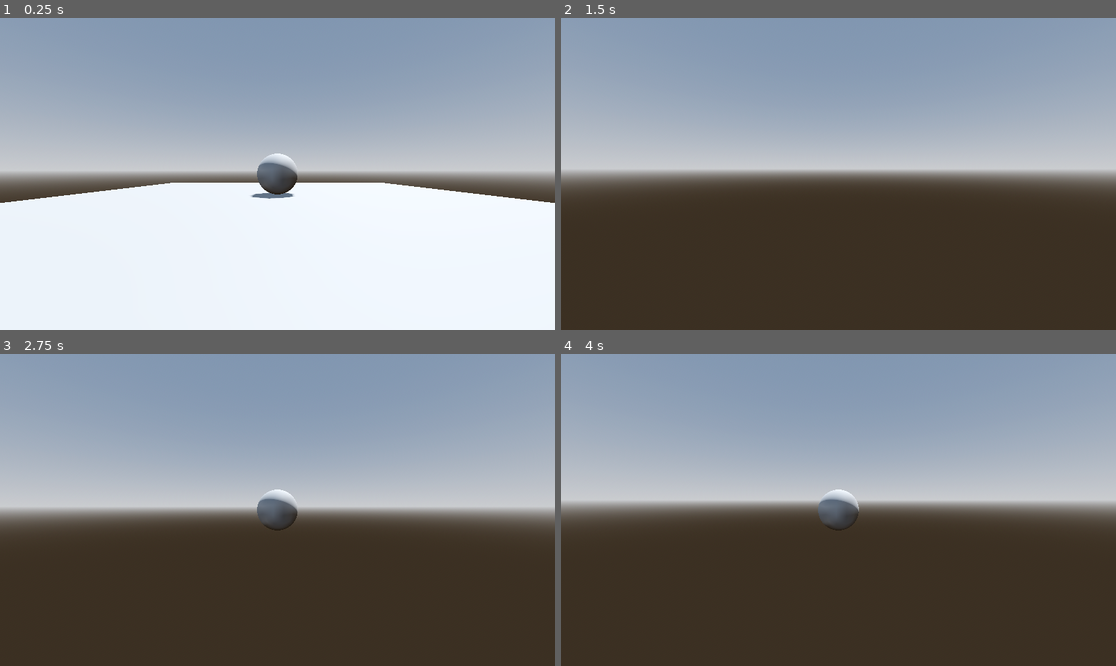
Above: before the commit, frames 1-4 (two rows, left to right).
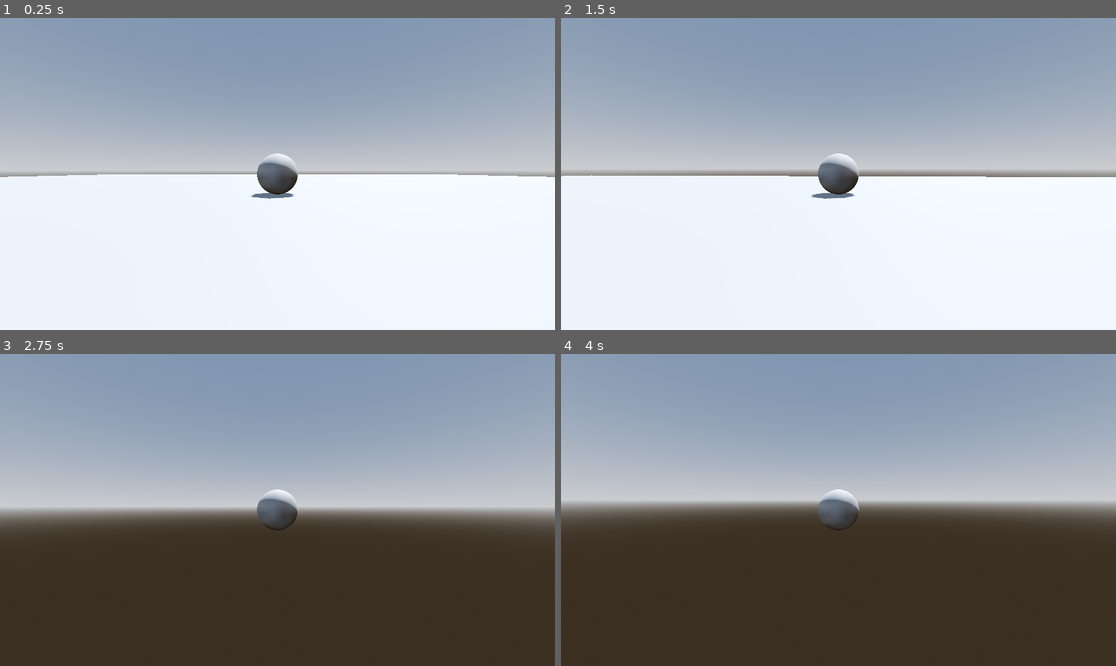
Above: after the commit, the same moments.

Repository: cliff-lilly-jean/pacman-stealth-game
Game: Godot game, scene res://scenes/world/world.tscn
The game is run twice, just before and just after one commit, with the same random seed, the same clock (stepped at 60 frames per second) and the same inputs.
Inputs (mouse positions are in pixels of both pictures, inside the frame that each line leads up to):
- Up to frame 1 (0.25 s): no input
- Up to frame 2 (1.5 s): tap Enter at 0.5 s; move the mouse to (866, 174) at 0.52 s; hold Ctrl (sprint) 0.53-1.28 s; hold W (move_forward) from 0.53 s (still down); tap Shift (dash) at 0.6 s; tap Space (jump) at 0.77, 1.07 s; move the mouse to (810, 174) at 1.27 s; tap Ctrl (sprint) at 1.35 s
- Up to frame 3 (2.75 s): keep holding W (move_forward); tap Space (jump) at 1.52, 1.55, 1.82, 2.1 s; move the mouse to (288, 503) at 2.02 s; tap Shift (dash) at 2.3 s
- Up to frame 4 (4 s): keep holding W (move_forward); move the mouse to (832, 516) at 2.77 s; tap Shift (dash) at 2.85 s; tap Space (jump) at 3.02, 3.32, 3.5, 3.77, 3.8 s; tap Ctrl (sprint) at 3.05 s; move the mouse to (877, 513) at 3.52 s; hold Ctrl (sprint) from 3.53 s (still down)

The runs differ from the first frame. In frame 1, 4.4% of the frame differs, in the area x 0-100%, y 50-60%; in frame 2, 49%, in the area x 0-100%, y 43-100%; in frame 3, less than 0.1%; in frame 4, less than 0.1%.

Commit message:
implemenmted the dash state

Diff:
--- a/components/component.gd
+++ /dev/null
@@ -1 +0,0 @@
-class_name Component extends Node
--- a/components/input/input_component.gd
+++ b/components/input/input_component.gd
@@ -1,4 +1,4 @@
-class_name InputComponent extends Component
+class_name InputComponent extends Node3D
 
 var input_direction: Vector2
 var jump_input: bool
--- a/components/stamina/stamina_component.gd
+++ b/components/stamina/stamina_component.gd
@@ -1,4 +1,4 @@
-class_name StaminaComponent extends Component
+class_name StaminaComponent extends Node3D
 
 @export var max_stamina: float
 @export var recovery_amount: float
@@ -14,7 +14,7 @@
 func _process(delta: float) -> void:
 	recover(delta)
 
-func use(amount: float) -> void:
+func drain(amount: float) -> void:
 	if stamina < amount:
 		return
 
--- /dev/null
+++ b/components/stamina/stamina_component.tscn
@@ -0,0 +1,6 @@
+[gd_scene format=3 uid="uid://cxffwwmbik3qy"]
+
+[ext_resource type="Script" uid="uid://c7kj5fndyb6dx" path="res://components/stamina/stamina_component.gd" id="1_4c4wl"]
+
+[node name="StaminaComponent" type="Node3D" unique_id=1921419501]
+script = ExtResource("1_4c4wl")
--- a/scenes/player/player.gd
+++ b/scenes/player/player.gd
@@ -13,8 +13,8 @@
 
 @onready var spring_arm: SpringArm3D = $SpringArm3D
 @onready var mesh: MeshInstance3D = $MeshInstance3D
-@onready var stamina: StaminaComponent = %StaminaComponent
-@onready var input_component: InputComponent = %InputComponent
+@onready var input_component: InputComponent = $Components/InputComponent
+@onready var stamina_component: StaminaComponent = $Components/StaminaComponent
 
 var direction: Vector3
 
--- a/scenes/player/player.tscn
+++ b/scenes/player/player.tscn
@@ -37,42 +37,40 @@
 
 [node name="Camera3D" type="Camera3D" parent="SpringArm3D" unique_id=442280413]
 
-[node name="Components" type="Node" parent="." unique_id=1724317557]
+[node name="Components" type="Node3D" parent="." unique_id=1552593458]
 
-[node name="StaminaComponent" type="Node" parent="Components" unique_id=847729689]
-unique_name_in_owner = true
+[node name="StaminaComponent" type="Node3D" parent="Components" unique_id=705627486]
 script = ExtResource("2_dovo2")
 max_stamina = 10.0
 recovery_amount = 0.5
 metadata/_custom_type_script = "uid://c7kj5fndyb6dx"
 
-[node name="InputComponent" type="Node" parent="Components" unique_id=449551840]
-unique_name_in_owner = true
+[node name="InputComponent" type="Node3D" parent="Components" unique_id=1659763330]
 script = ExtResource("3_75vfm")
 metadata/_custom_type_script = "uid://bitc0etwcdpsv"
 
-[node name="Movement" type="Node" parent="." unique_id=276659856 node_paths=PackedStringArray("initial_state")]
+[node name="MovementStateMachine" type="Node" parent="." unique_id=276659856 node_paths=PackedStringArray("initial_state")]
 script = ExtResource("3_gmlin")
 initial_state = NodePath("Move")
 
-[node name="Move" type="Node" parent="Movement" unique_id=107244780 node_paths=PackedStringArray("entity")]
+[node name="Move" type="Node" parent="MovementStateMachine" unique_id=107244780 node_paths=PackedStringArray("entity")]
 script = ExtResource("4_p47bc")
 move_speed = 5.0
 acceleration = 20.0
 entity = NodePath("../..")
 
-[node name="Jump" type="Node" parent="Movement" unique_id=1927382449 node_paths=PackedStringArray("entity")]
+[node name="Jump" type="Node" parent="MovementStateMachine" unique_id=1927382449 node_paths=PackedStringArray("entity")]
 script = ExtResource("6_0owmy")
 jump_force = 20.0
 entity = NodePath("../..")
 
-[node name="Sprint" type="Node" parent="Movement" unique_id=1505621523 node_paths=PackedStringArray("entity")]
+[node name="Sprint" type="Node" parent="MovementStateMachine" unique_id=1505621523 node_paths=PackedStringArray("entity")]
 script = ExtResource("7_qek5x")
 sprint_speed = 15.0
 sprint_acceleration = 30.0
 entity = NodePath("../..")
 
-[node name="Dash" type="Node" parent="Movement" unique_id=681605741 node_paths=PackedStringArray("entity")]
+[node name="Dash" type="Node" parent="MovementStateMachine" unique_id=681605741 node_paths=PackedStringArray("entity")]
 script = ExtResource("8_qek5x")
 dash_speed = 40.0
 entity = NodePath("../..")
--- a/scenes/world/world.tscn
+++ b/scenes/world/world.tscn
@@ -16,10 +16,10 @@
 glow_enabled = true
 
 [sub_resource type="BoxShape3D" id="BoxShape3D_4rhad"]
-size = Vector3(10, 1, 10)
+size = Vector3(50, 1, 50)
 
 [sub_resource type="BoxMesh" id="BoxMesh_dphjl"]
-size = Vector3(10, 1, 10)
+size = Vector3(50, 1, 50)
 
 [node name="World" type="Node3D" unique_id=129840621]
 
@@ -40,3 +40,5 @@
 
 [node name="Player" parent="." unique_id=573448500 instance=ExtResource("1_dphjl")]
 transform = Transform3D(1, 0, 0, 0, 1, 0, 0, 0, 1, 0, 0.5, 0)
+
+[node name="Environment" type="Node3D" parent="." unique_id=2079499997]
--- a/state_machine/states/player/dash.gd
+++ b/state_machine/states/player/dash.gd
@@ -6,16 +6,21 @@
 func enter() -> void:
 	print("Entered Dash:" )
 
+	if entity is Player:
+		var dash_direction = entity.input_component.input_direction
+		entity.velocity.x = move_toward(entity.velocity.x, dash_direction.x * dash_speed, 10)
+		entity.velocity.z = move_toward(entity.velocity.z, dash_direction.y * dash_speed, 10)
+
 func update(delta) -> void:
 
 	if entity is Player:
 		if entity.is_on_floor() and entity.input_component.jump_input:
 			change_state.emit(self, 'jump')
-			print("Left Move:" )
+			print("Left Dash:" )
 
 		if entity.is_on_floor() and entity.input_component.sprint_input:
 			change_state.emit(self, "sprint")
-			print("Left Move:" )
+			print("Left Dash:" )
 
 		if !entity.input_component.dash_input:
 			change_state.emit(self, 'move')
Not shown, removed: components/component.gd.uid
